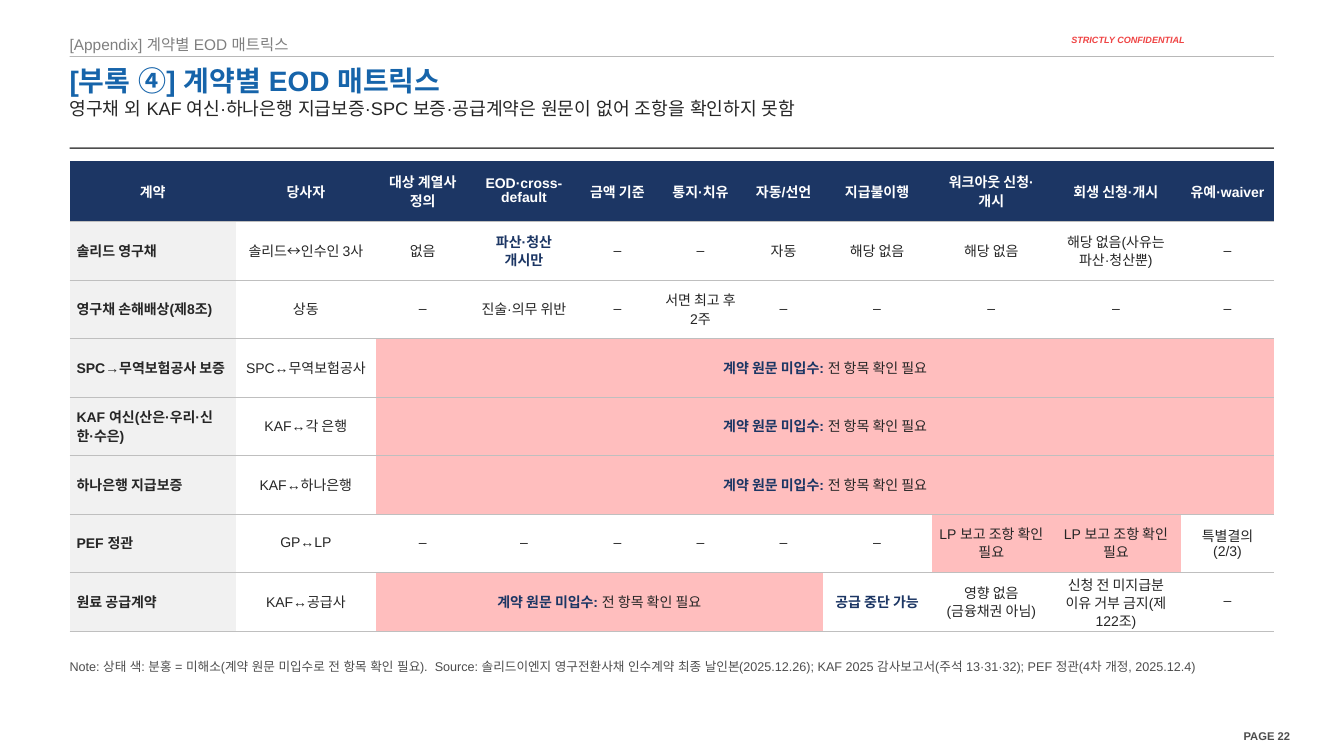
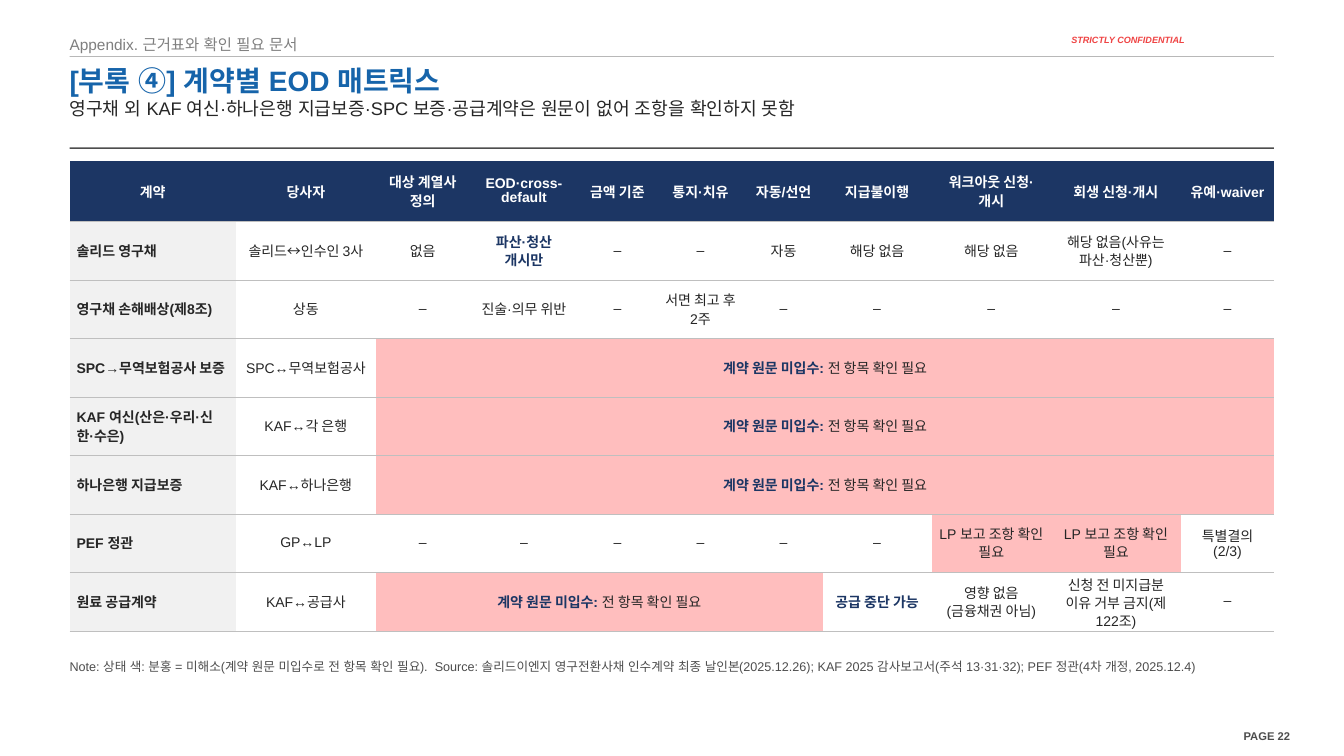
Before and after one commit to jogyesung/GS-Secretary, a slide deck: slide 22 of outputs/CIP_KAF_솔리드_자금조달차질_시나리오_20261120v5.pptx. Drawn at 1344x756 pixels with LibreOffice and Linux fonts; fonts in the diff are those of the drawing; background and template pictures are left out. Boxes give left, top, right and bottom in pixels: in the first picture for what was removed or moved away, otherwise in the second. Text is boxed around its words. In the diff, an @@ line names an element or a change of style, - is before the commit and + after.

```diff
--- a/outputs/CIP_KAF_솔리드_자금조달차질_시나리오_20261120v5.pptx
+++ b/outputs/CIP_KAF_솔리드_자금조달차질_시나리오_20261120v5.pptx
@@ text at [70, 37, 297, 53]: text changed @@
-[Appendix] 계약별 EOD 매트릭스
+Appendix. 근거표와 확인 필요 문서
```
Also in this commit, not shown: 20 other slides changed, 1 other file.
